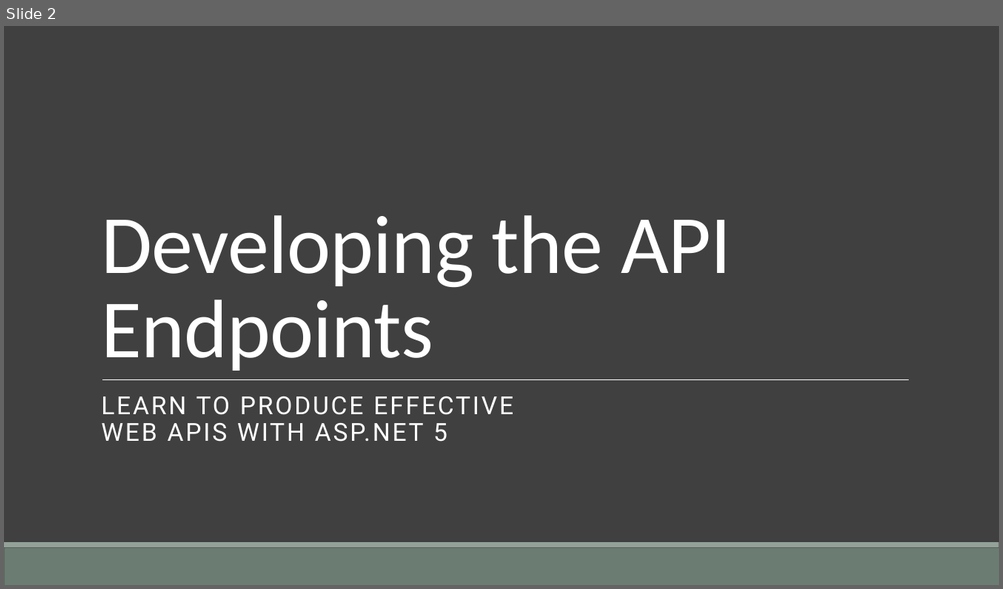
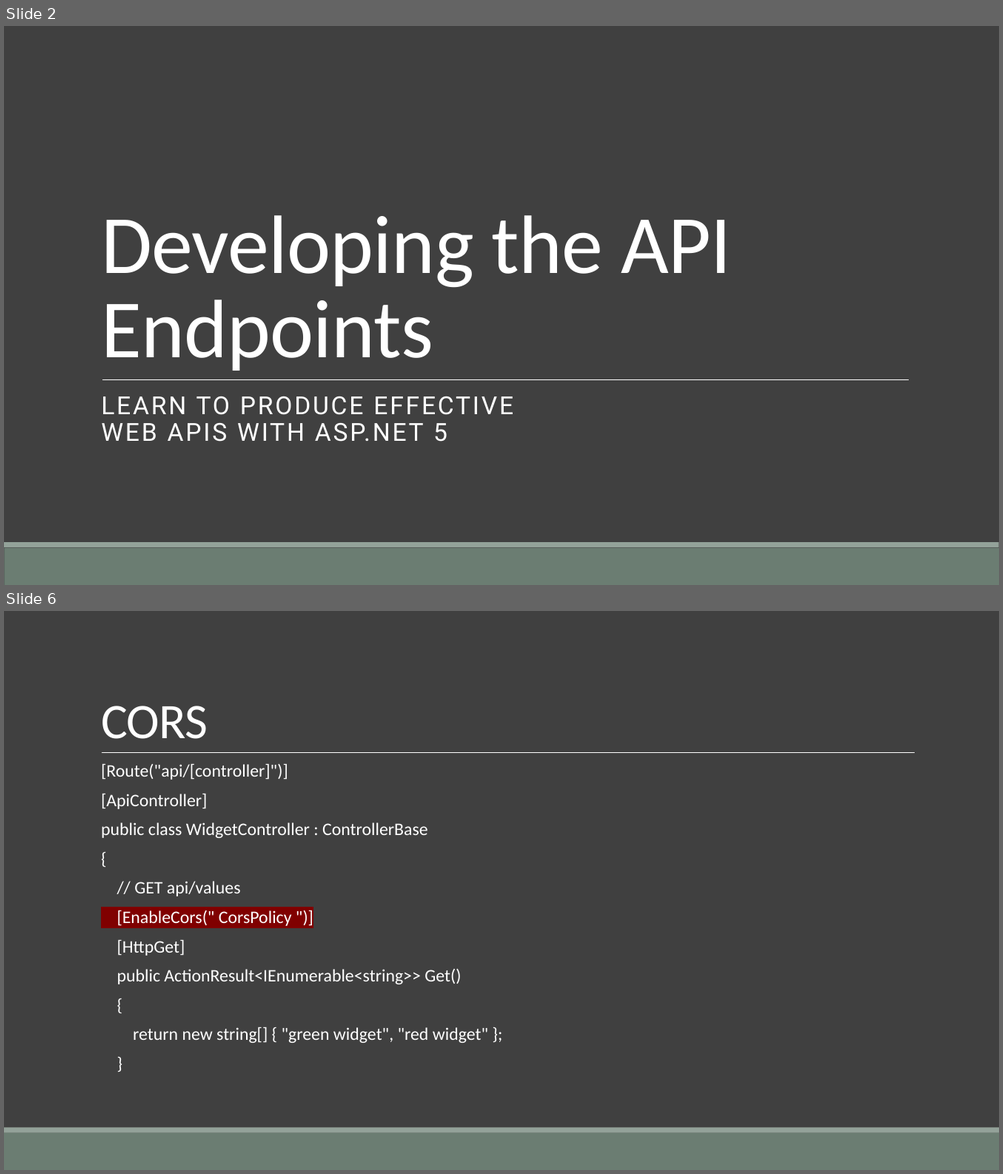
Before and after one commit to cwoodruff/aspnet-5-web-api-workshop, a slide deck: module-1/01-06 Developing the API Endpoints/01-06 Developing the Web API endpoints.pptx. Shown one above the other, each under a label of ours: slide 2 before the commit, slides 2 and 6 after it; the slides between them are not shown. The pictures are 1003x589 and 1003x1174 pixels, drawn with LibreOffice and Linux fonts; fonts in the diff are those of the drawing; background and template pictures are left out. Boxes give left, top, right and bottom in pixels: in the first picture for what was removed or moved away, otherwise in the second. Text is boxed around its words. In the diff, an @@ line names an element or a change of style, - is before the commit and + after.

```diff
--- a/module-1/01-06 Developing the API Endpoints/01-06 Developing the Web API endpoints.pptx
+++ b/module-1/01-06 Developing the API Endpoints/01-06 Developing the Web API endpoints.pptx
@@ slide 6 added at (x1=4, y1=611, x2=999, y2=1170), background #404040; not listed: 2 template elements that a slide beside it also shows @@
@@ title added at (x1=101, y1=706, x2=208, y2=739), 48 pt, text #FFFFFF @@
+CORS
@@ text added at (x1=101, y1=764, x2=488, y2=1043), 17 pt, text #FFFFFF @@
+  [Route("api/[controller]")]
+  [ApiController]
+  public class WidgetController : ControllerBase
+  {
+  // GET api/values
+  [EnableCors(" CorsPolicy ")]
+  [HttpGet]
+  public ActionResult<IEnumerable<string>> Get()
+  {
+  return new string[] { "green widget", "red widget" };
+  }
@@ line added from (102, 753) to (915, 753), #FFFFFF 0.5 pt @@
```
Also in this commit, not shown: 12 other slides added, 6 other files.
